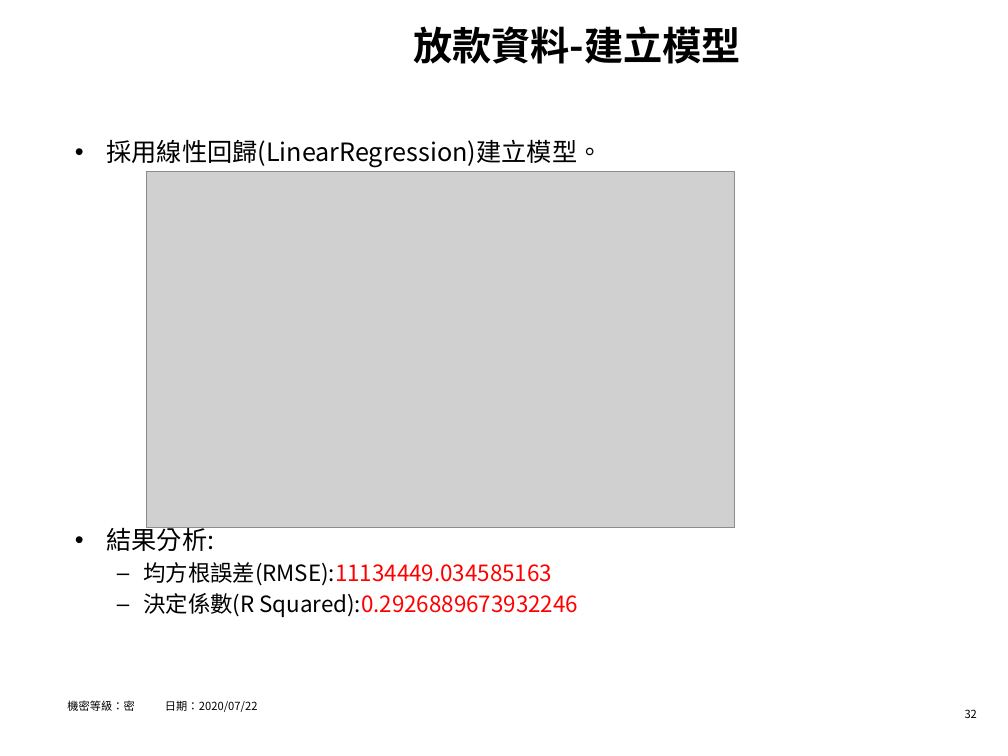
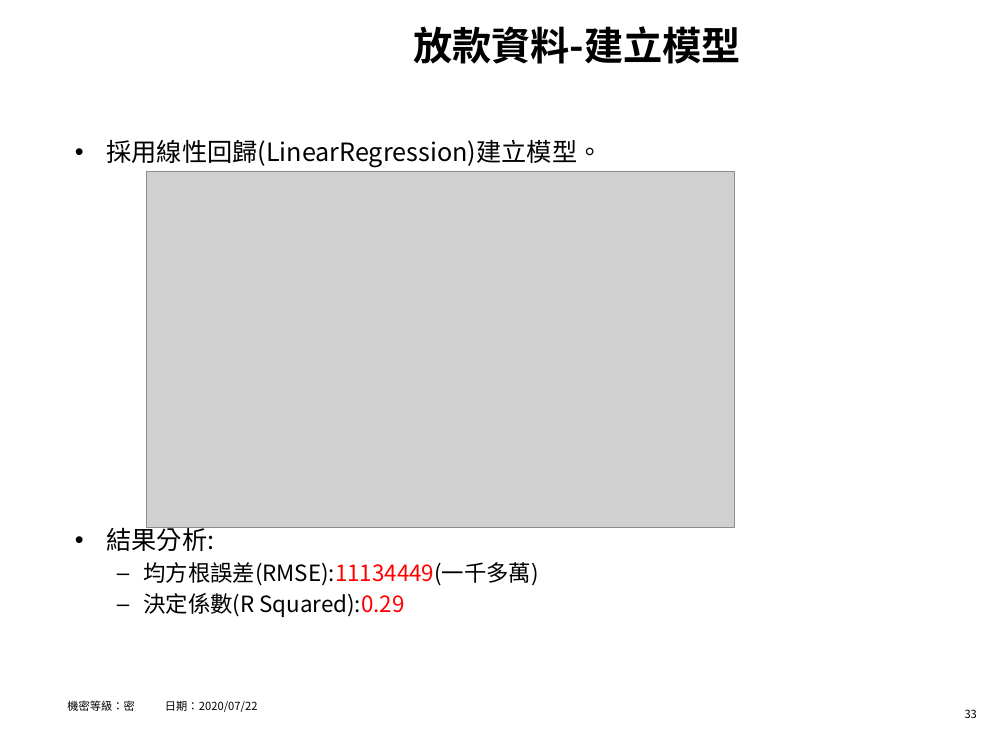
Before and after one commit to hrne/FINAL_REPORT, a slide deck: slide 33 of AI_Report/AI應用-不動產價格預測.pptx (slide 32 before the commit). Drawn at 1008x756 pixels with LibreOffice and Linux fonts; fonts in the diff are those of the drawing; grey boxes stand for pictures; background and template pictures are left out. Boxes give left, top, right and bottom in pixels: in the first picture for what was removed or moved away, otherwise in the second. Text is boxed around its words. In the diff, an @@ line names an element or a change of style, - is before the commit and + after.

```diff
--- a/AI_Report/AI應用-不動產價格預測.pptx
+++ b/AI_Report/AI應用-不動產價格預測.pptx
@@ text at (143,562,539,617): text changed; text colour #FF0000 to #000000 @@
-  – 均方根誤差(RMSE):11134449.034585163
-  – 決定係數(R Squared):0.2926889673932246
+  – 均方根誤差(RMSE):11134449(一千多萬)
+  – 決定係數(R Squared):0.29
@@ page number at (965,709,977,718): text changed @@
-32
+33
```
Also in this commit, not shown: 5 other slides changed, 1 slide added.
